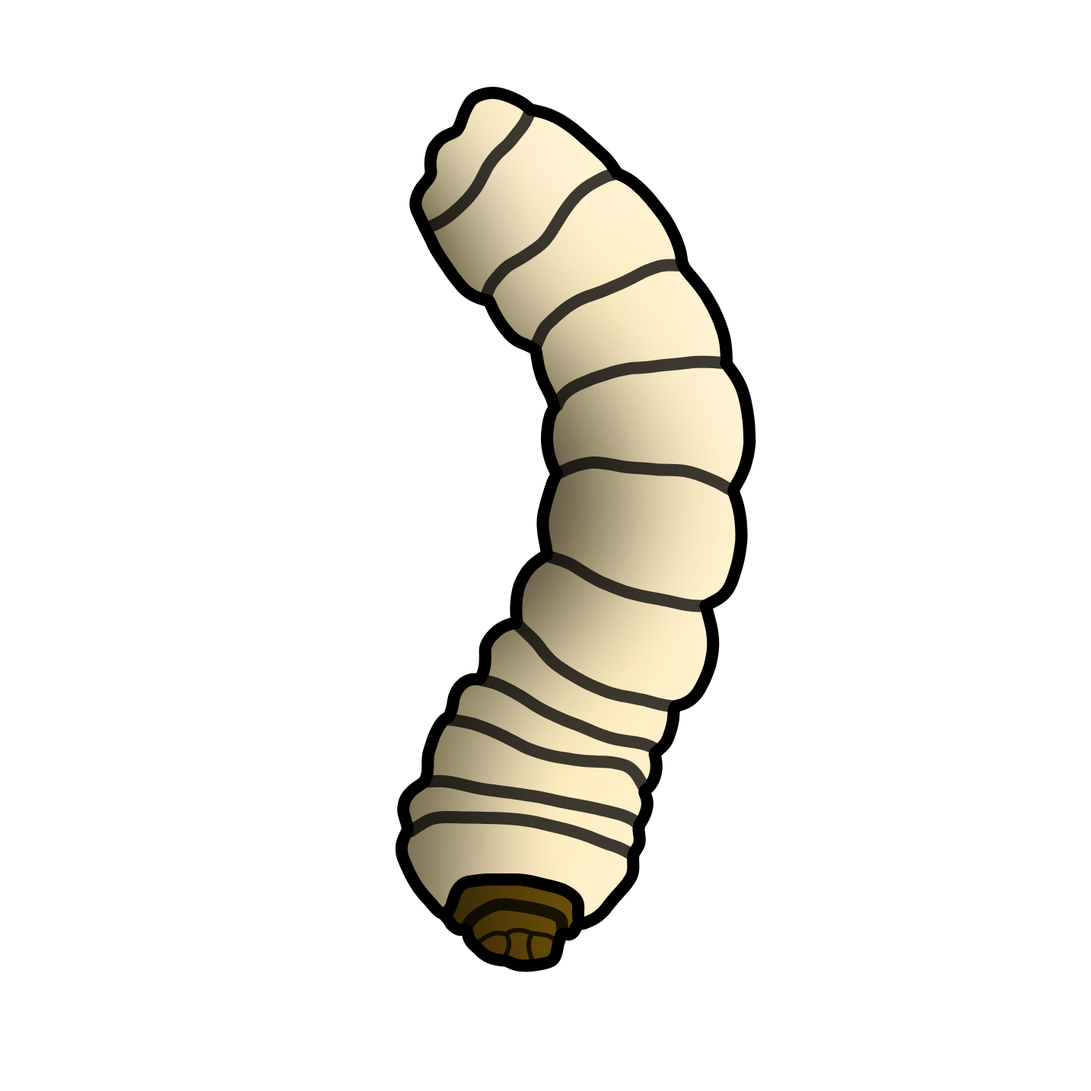
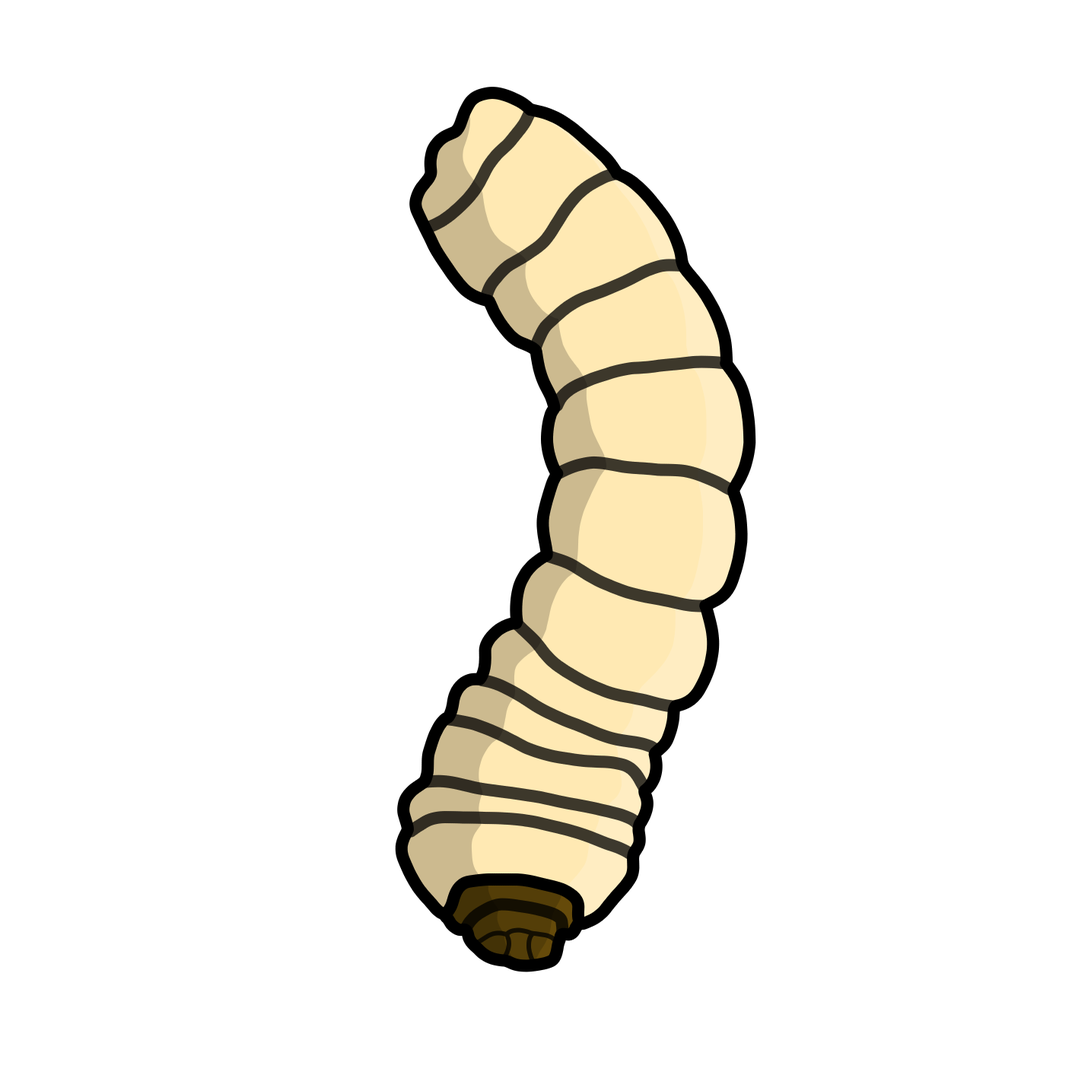
Comparing the layer stacks of the two (1091, 1091) images. Changes:
painted on "Line art inner" over left=407, top=98, right=745, bottom=960
painted on "Line art" over left=407, top=98, right=745, bottom=960
added layer "Highlight 2" (overlay, 20%) in group "Grub" over left=438, top=98, right=745, bottom=960
hid "Highlight", painted on it over left=407, top=98, right=745, bottom=960
hid "Shadow", painted on it over left=407, top=98, right=745, bottom=960
added layer "Shadow 2" (multiply, 20%) in group "Grub" over left=407, top=98, right=634, bottom=960
painted on "Color" over left=407, top=98, right=745, bottom=960
painted on "Background" over left=407, top=98, right=745, bottom=960
